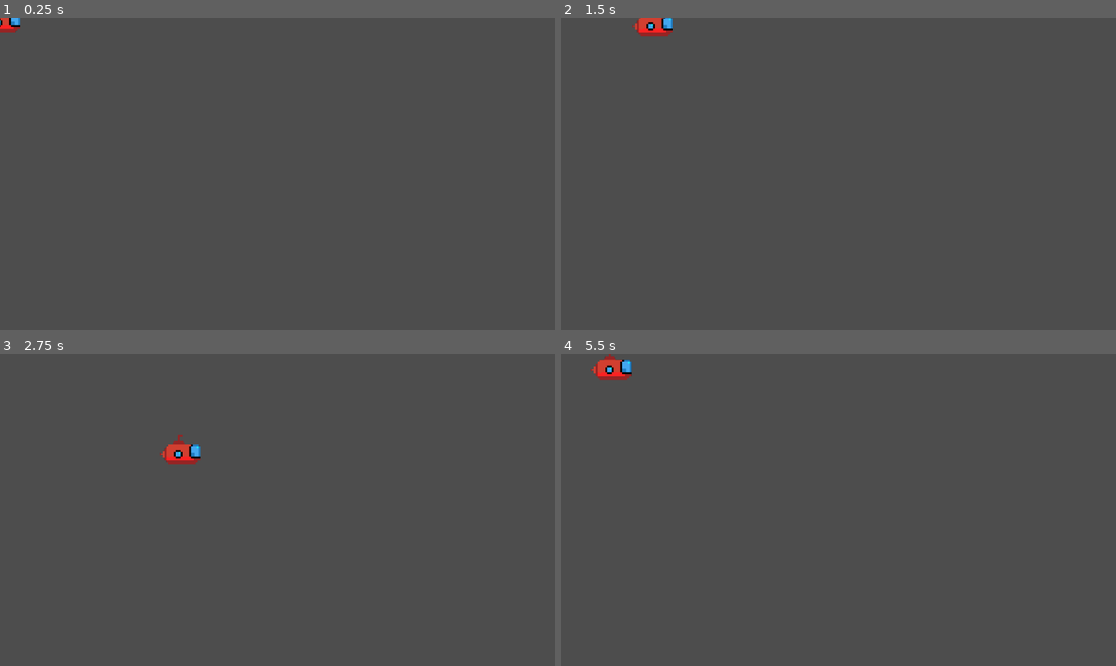
Above: before the commit, frames 1-4 (two rows, left to right).
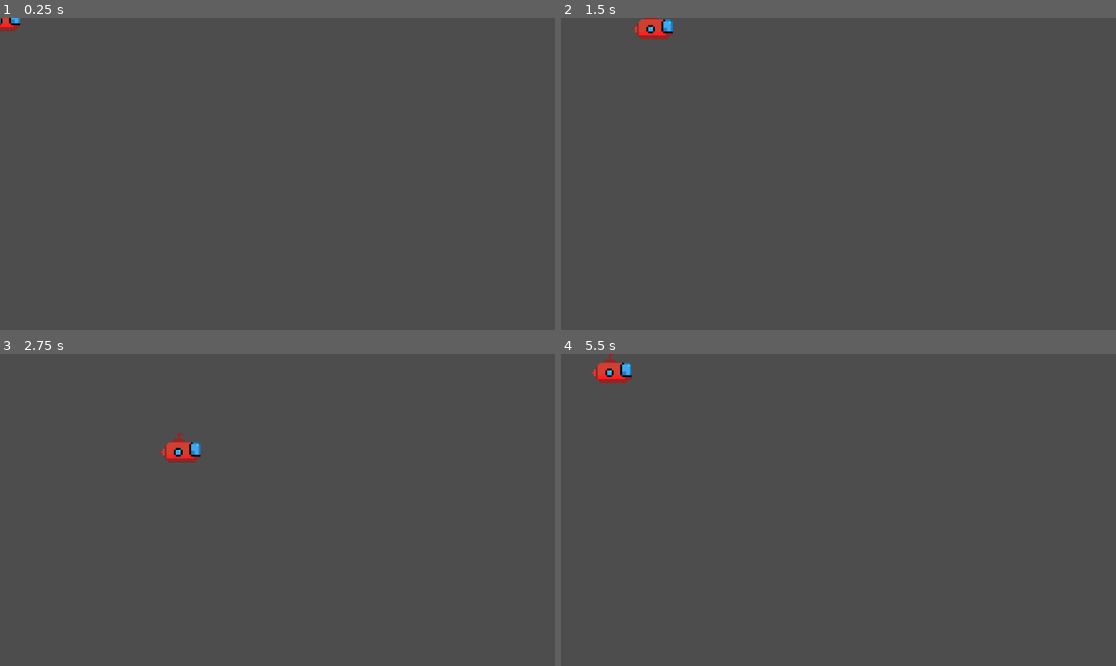
Above: after the commit, the same moments.

Repository: SStewart424/brackeys-game-jam-23
Game: Godot game, scene res://Player.tscn
Two runs of this game, one before a commit and one after it. Both use one fixed random seed, a clock stepped at 60 frames per second and the inputs below.
Inputs:
- Up to frame 1 (0.25 s): no input
- Up to frame 2 (1.5 s): tap Enter at 0.5 s; hold Right (ui_right) 0.53-1.28 s; hold Down (ui_down) from 1.28 s (still down)
- Up to frame 3 (2.75 s): release Down (ui_down) at 2.03 s; hold Right (ui_right) from 2.03 s (still down)
- Up to frame 4 (5.5 s): release Right (ui_right) at 2.78 s; hold Up (ui_up) 2.78-3.53 s; hold Left (ui_left) 3.53-5.03 s; hold Down (ui_down) from 5.03 s (still down)

The runs differ from the first frame. In frame 1, less than 0.1% of the frame differs, in the area x 0-4%, y 0-5%; in frame 2, 0.3%; in frame 3, 0.3%; in frame 4, 0.3%, in the area x 5-13%, y 0-10%.

Commit message:
Add floaty animation

Diff:
--- a/Player.gd
+++ b/Player.gd
@@ -4,22 +4,30 @@
 @export var acceleration: float = 500.0
 @export var friction: float = 100.0
 
-var input: Vector2 = Vector2.ZERO
+@onready var _animated_sprite = $AnimationPlayer
+
+
+
+func _ready():
+    _animated_sprite.play("idle")
 
 func _physics_process(delta: float) -> void:
-	player_movement(delta)
+    player_movement(delta)
 
 func get_input() -> Vector2:
-	input.x = int(Input.is_action_pressed("ui_right")) - int(Input.is_action_pressed("ui_left"))
-	input.y = int(Input.is_action_pressed("ui_down")) - int(Input.is_action_pressed("ui_up"))
-	return input.normalized()
+    var input: Vector2 = Vector2.ZERO
+
+    input.x = int(Input.is_action_pressed("ui_right")) - int(Input.is_action_pressed("ui_left"))
+    input.y = int(Input.is_action_pressed("ui_down")) - int(Input.is_action_pressed("ui_up"))
+    return input.normalized()
+
 
 func player_movement(delta: float) -> void:
-	input = get_input()
+    var input: Vector2 = get_input()
 
-	if input == Vector2.ZERO:
-		velocity = velocity.move_toward(Vector2.ZERO, friction * delta)
-	else:
-		velocity = velocity.move_toward(input * max_speed, acceleration * delta)
+    if input == Vector2.ZERO:
+        velocity = velocity.move_toward(Vector2.ZERO, friction * delta)
+    else:
+        velocity = velocity.move_toward(input * max_speed, acceleration * delta)
 
-	move_and_slide()
+    move_and_slide()
--- a/Player.tscn
+++ b/Player.tscn
@@ -6,6 +6,28 @@
 [sub_resource type="CapsuleShape2D" id="CapsuleShape2D_sq5xc"]
 radius = 23.0
 height = 80.0
+
+[sub_resource type="Animation" id="Animation_ir84q"]
+resource_name = "idle"
+length = 2.0
+loop_mode = 1
+tracks/0/type = "value"
+tracks/0/imported = false
+tracks/0/enabled = true
+tracks/0/path = NodePath("Sprite2D:offset")
+tracks/0/interp = 2
+tracks/0/loop_wrap = true
+tracks/0/keys = {
+"times": PackedFloat32Array(0.5, 1.5),
+"transitions": PackedFloat32Array(1, 1),
+"update": 0,
+"values": [Vector2(0, -30), Vector2(0, 30)]
+}
+
+[sub_resource type="AnimationLibrary" id="AnimationLibrary_1dtdg"]
+_data = {
+"idle": SubResource("Animation_ir84q")
+}
 
 [node name="Player" type="CharacterBody2D"]
 script = ExtResource("1_kp00d")
@@ -19,3 +41,8 @@
 position = Vector2(0, 5)
 rotation = 1.5708
 shape = SubResource("CapsuleShape2D_sq5xc")
+
+[node name="AnimationPlayer" type="AnimationPlayer" parent="."]
+libraries = {
+"": SubResource("AnimationLibrary_1dtdg")
+}
--- a/project.godot
+++ b/project.godot
@@ -15,6 +15,10 @@
 config/features=PackedStringArray("4.1", "Forward Plus")
 config/icon="res://icon.svg"
 
+[dotnet]
+
+project/assembly_name="game jam thing"
+
 [physics]
 
 2d/default_gravity=1.0
Not shown: 1 places in Player.tscn that only renumber resources
